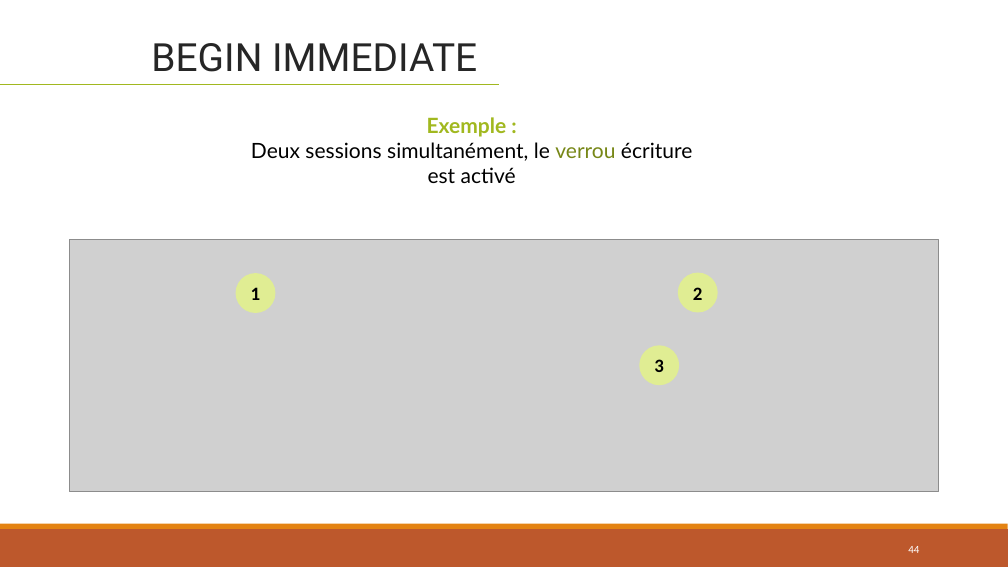
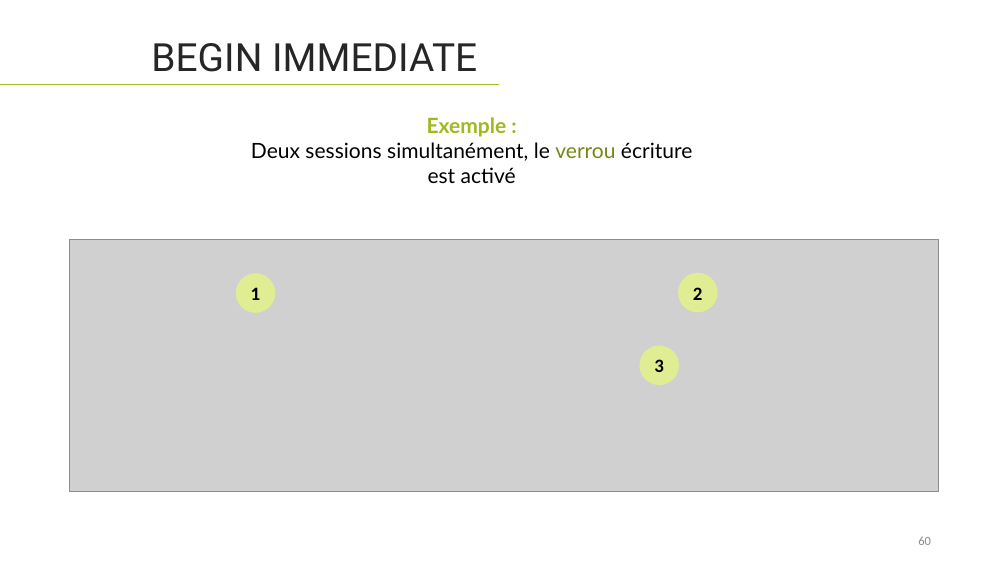
Before and after one commit to lahcenrahlaoui/Wingardium_Leviosaaaa, a slide deck: slide 60 of Presentation-projet-SQLite (1) - Copy.pptx (slide 44 before the commit). Drawn at 1008x567 pixels with LibreOffice and Linux fonts; fonts in the diff are those of the drawing; grey boxes stand for pictures. Boxes give left, top, right and bottom in pixels: in the first picture for what was removed or moved away, otherwise in the second. Text is boxed around its words. In the diff, an @@ line names an element or a change of style, - is before the commit and + after.

```diff
--- a/Presentation-projet-SQLite (1) - Copy.pptx
+++ b/Presentation-projet-SQLite (1) - Copy.pptx
@@ rectangle removed at (0, 529, 1008, 567) @@
@@ rectangle removed at (0, 524, 1008, 529) @@
@@ page number at (918, 536, 931, 545): text changed; size 10.5 to 12 pt; text colour #FFFFFF to #8C8C8C @@
-44
+60
```
Also in this commit, not shown: 35 other slides changed, 33 slides added, 17 slides removed.
